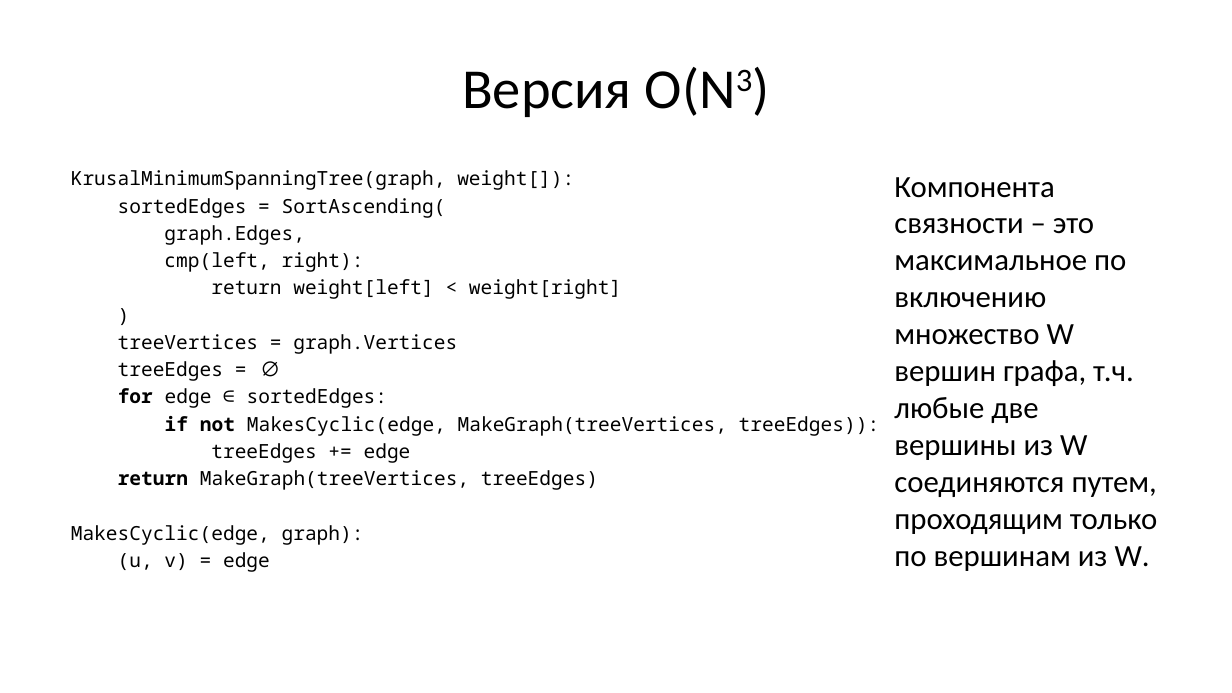
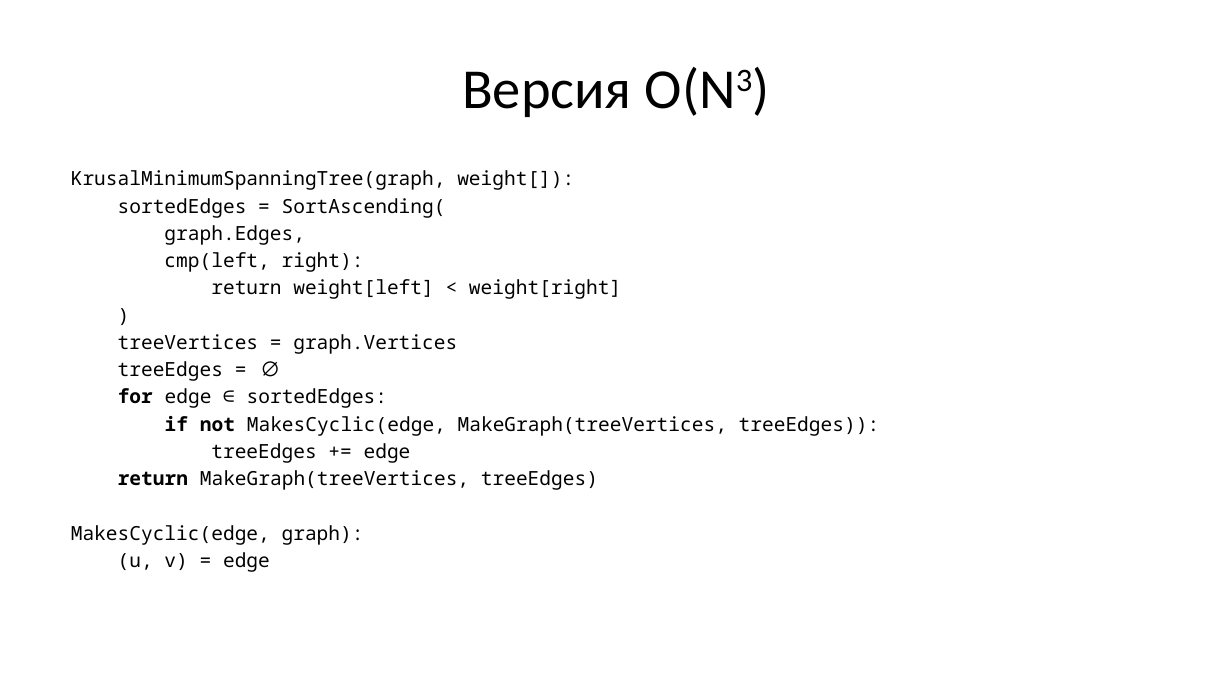
Before and after one commit to Evgueni-Petrov-aka-espetrov/Algorithms-and-Programming-in-C-pptx, a slide deck: slide 157 of 16 Обходы и каркасы графа.pptx (slide 93 before the commit). Drawn at 1232x693 pixels with LibreOffice and Linux fonts; fonts in the diff are those of the drawing. Boxes give left, top, right and bottom in pixels: in the first picture for what was removed or moved away, otherwise in the second. Text is boxed around its words. In the diff, an @@ line names an element or a change of style, - is before the commit and + after.

Commit message:
вынес снм и компоненты связности в отдельную тему, добавил классную картинку про взвешенный граф

```diff
--- a/16 Обходы и каркасы графа.pptx
+++ b/16 Обходы и каркасы графа.pptx
@@ text removed at <box>894,177,1158,571</box> @@
-Компонента связности – это максимальное по включению множество W вершин графа, т.ч. любые две вершины из W соединяются путем, проходящим только по вершинам из W.
```
Also in this commit, not shown: 7 other slides changed, 15 slides added, 5 slides removed.
